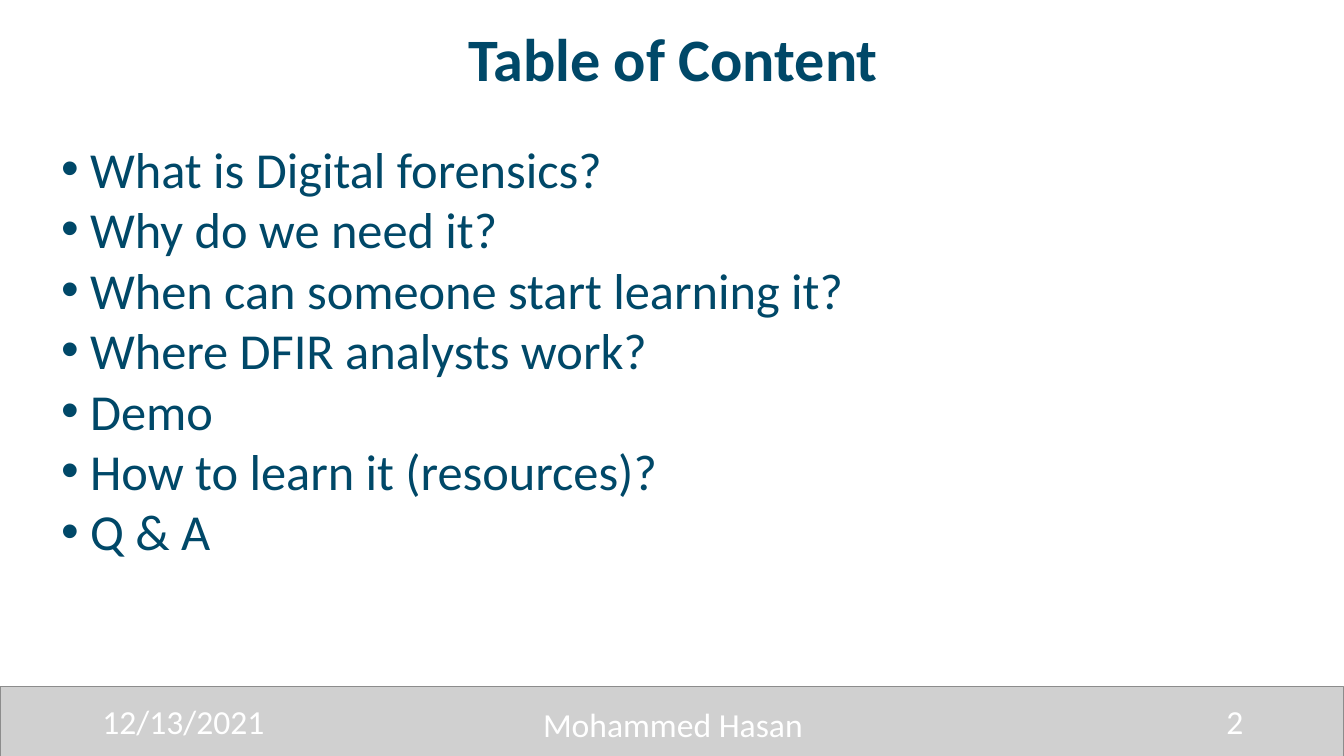
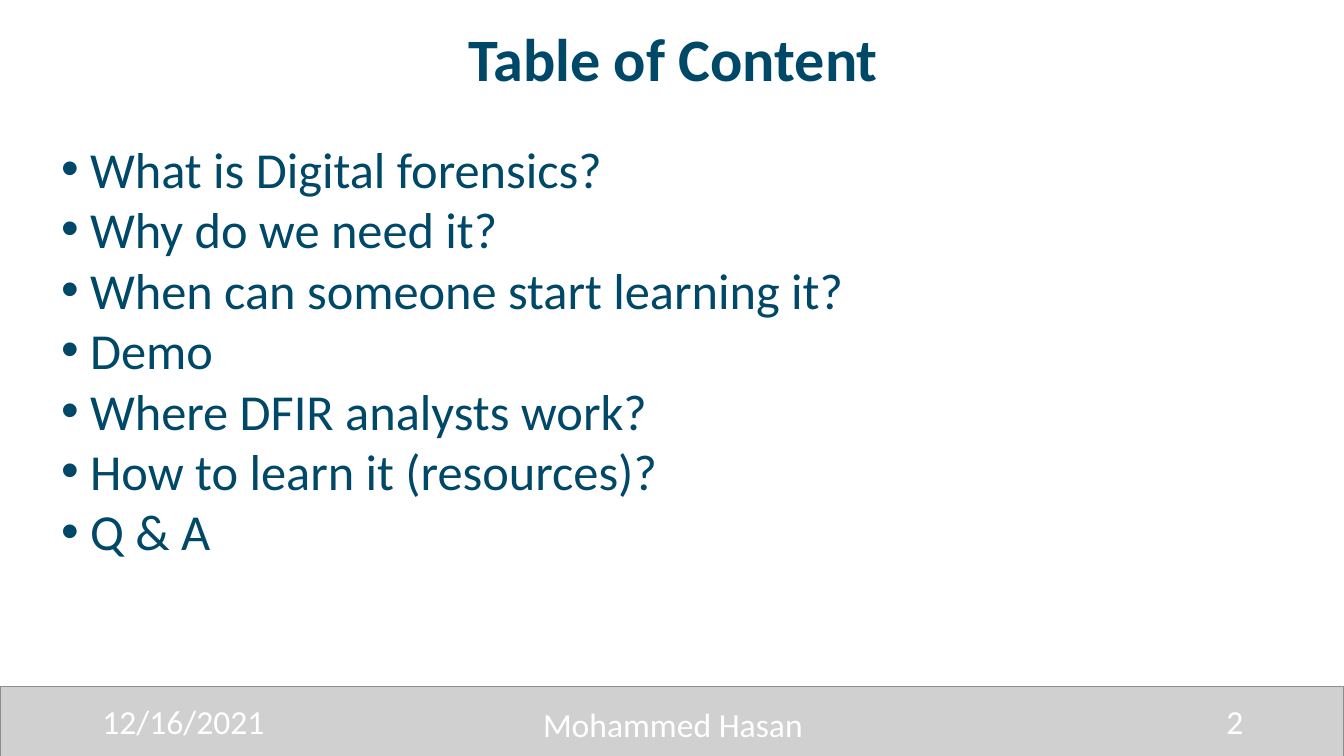
Before and after one commit to 0xHasanM/MISC, a slide deck: slide 2 of Talks/INSEC/INSEC.pptx. Drawn at 1344x756 pixels with LibreOffice and Linux fonts; fonts in the diff are those of the drawing; grey boxes stand for pictures. Boxes give left, top, right and bottom in pixels: in the first picture for what was removed or moved away, otherwise in the second. Text is boxed around its words. In the diff, an @@ line names an element or a change of style, - is before the commit and + after.

```diff
--- a/Talks/INSEC/INSEC.pptx
+++ b/Talks/INSEC/INSEC.pptx
@@ text at [90, 336, 213, 370]: paragraph added @@
+• Demo
@@ text at [90, 397, 213, 431]: paragraph removed @@
-• Demo
@@ text at [102, 711, 264, 735]: text changed @@
-12/13/2021
+12/16/2021
```
Also in this commit, not shown: 9 other slides changed, 1 slide removed.
